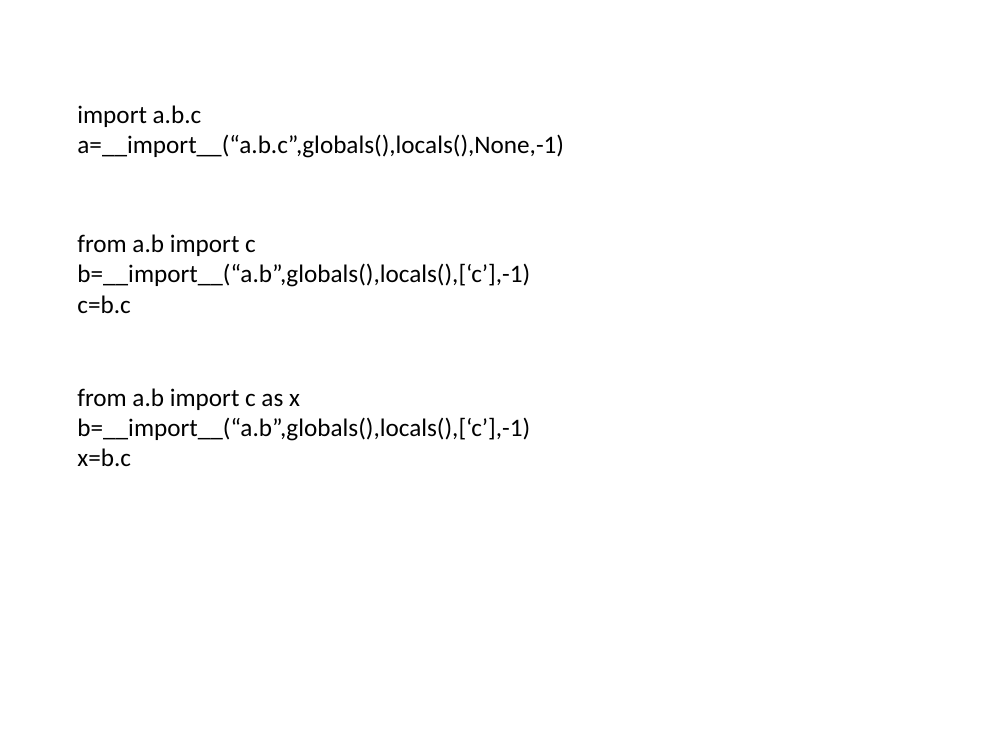
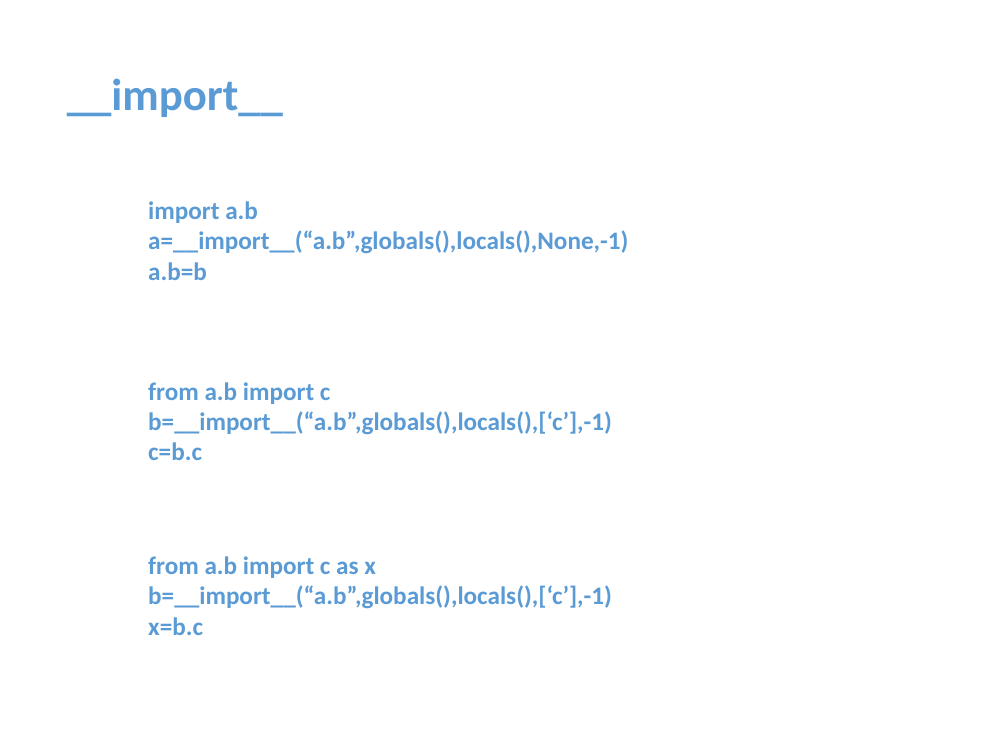
Before and after one commit to menfeng/studynote, a slide deck: slide 21 of python/source code/import/import.pptx. Drawn at 1008x756 pixels with LibreOffice and Linux fonts; fonts in the diff are those of the drawing. Boxes give left, top, right and bottom in pixels: in the first picture for what was removed or moved away, otherwise in the second. Text is boxed around its words. In the diff, an @@ line names an element or a change of style, - is before the commit and + after.

```diff
--- a/python/source code/import/import.pptx
+++ b/python/source code/import/import.pptx
@@ text added at [67,78,283,117], 32 pt, text #5B9BD5, bold @@
+__import__
@@ text at [148,201,628,280]: text changed; text colour #000000 to #5B9BD5; bold on @@
-import a.b.c
-a=__import__(“a.b.c”,globals(),locals(),None,-1)
+import a.b
+a=__import__(“a.b”,globals(),locals(),None,-1)
+a.b=b
@@ text "from a.b import c": place and size @@
-text "from a.b import c" at [77,234,530,313]
+text "from a.b import c" at [148,382,612,460]
@@ text "from a.b import c" at [148,382,612,460]: text colour #000000 to #5B9BD5, bold on @@
@@ text "from a.b import c as ..." at [148,556,612,635]: text colour #000000 to #5B9BD5, bold on @@
@@ text "from a.b import c as ...": place and size @@
-text "from a.b import c as ..." at [77,388,530,466]
+text "from a.b import c as ..." at [148,556,612,635]
```
Also in this commit, not shown: 9 other slides changed, 7 slides added, 2 slides removed.
